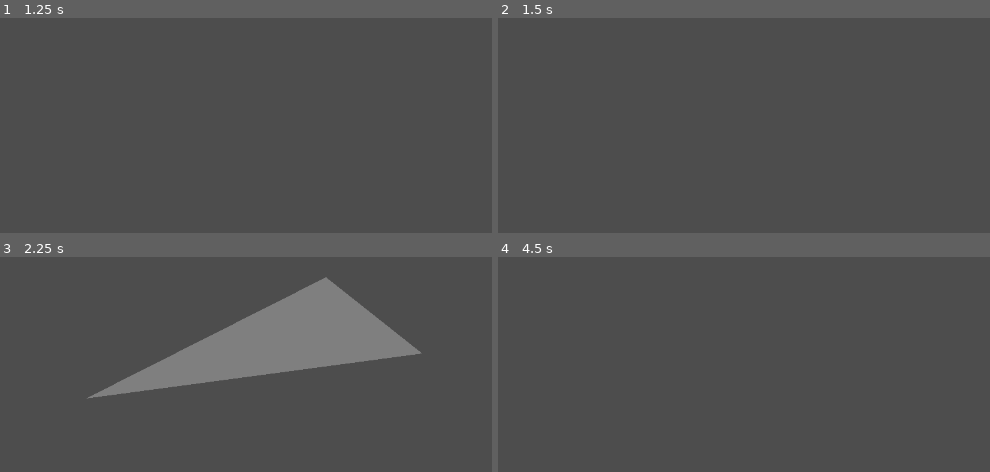
Above: before the commit, frames 1-4 (two rows, left to right).
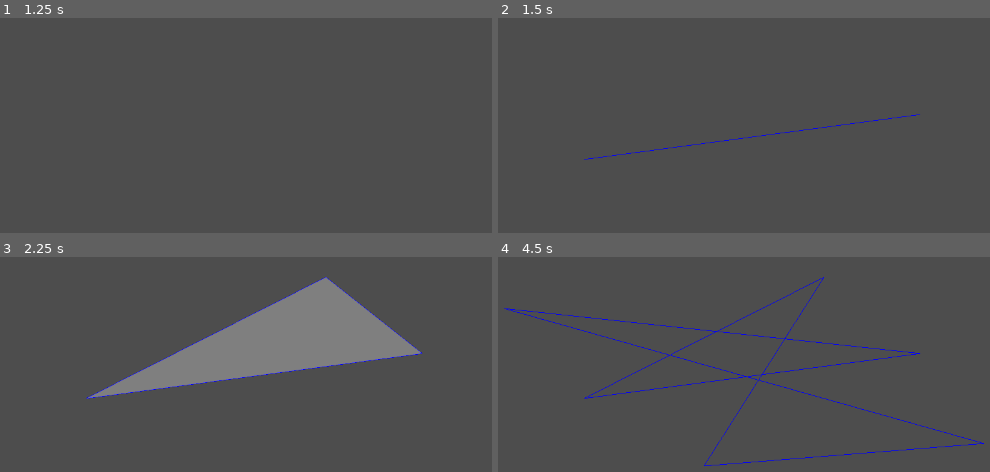
Above: after the commit, the same moments.

Repository: jeffinitup/clunk
Game: Godot game, scene res://scene/editor.tscn
Same seed, same stepped clock (60 frames per second), same inputs: the game is played once before the commit and once after it.
Inputs (mouse positions are in pixels of both pictures, inside the frame that each line leads up to):
- Up to frame 1 (1.25 s): tap Enter at 0.5 s; move the mouse to (423, 114) at 0.52 s; click (423, 114) at 0.67 s
- Up to frame 2 (1.5 s): tap Space at 1.25 s; move the mouse to (581, 159) at 1.27 s; click (581, 159) at 1.42 s
- Up to frame 3 (2.25 s): tap Enter at 2 s; move the mouse to (324, 276) at 2.02 s; click (324, 276) at 2.17 s
- Up to frame 4 (4.5 s): tap Space at 2.75, 4.25 s; move the mouse to (704, 465) at 2.77 s; click (704, 465) at 2.92 s; tap Enter at 3.5 s; move the mouse to (985, 444) at 3.52 s; click (985, 444) at 3.67 s; move the mouse to (502, 308) at 4.27 s; click (502, 308) at 4.42 s

Frame 1 is identical in both runs. In frame 2, 0.3% of the frame differs, in the area x 17-86%, y 44-67%; in frame 3, 0.7%; in frame 4, 2.0%, in the area x 1-99%, y 9-98%.

Commit message:
polygon picking

Diff:
--- a/clunk-editor/scene/editor.tscn
+++ b/clunk-editor/scene/editor.tscn
@@ -8,3 +8,5 @@
 
 [node name="draw" type="Node2D" parent="."]
 script = ExtResource("2_762bk")
+
+[node name="cell_manager" type="Node2D" parent="."]
--- a/clunk-editor/scripts/draw.gd
+++ b/clunk-editor/scripts/draw.gd
@@ -9,12 +9,42 @@
 	var time := Time.get_ticks_usec() / 1000000.0
 	var fac := 0.5 + (sin(time * 2) * 0.25)
 
+	# Draw existing polygons
 	for polygon in editor.poly_list:
+		# If polygon has less than three points, dont draw
+		if polygon.points.size() < 3:
+			continue
 		draw_polygon(polygon.points, polygon.colors)
+
+		# Draw additional border if polygon is hovered over
+		if polygon.focused:
+			var lines := PackedVector2Array(polygon.points)
+			lines.append(lines[0])
+			draw_polyline(lines, Color.RED, 2.0)
+
+	# Draw in progress polygon
 	if editor.poly_cur:
 		var poly := PackedVector2Array(editor.poly_cur.points)
 		poly.append(get_global_mouse_position())
+
+		var line := PackedVector2Array(poly)
+		line.append(line[0])
+		draw_polyline(line, Color.BLUE)
+
+		# Stop drawing if less than three points
+		if poly.size() < 3:
+			return
+
 		draw_colored_polygon(poly, Color(Color.WHITE, fac))
 
 func _process(delta: float) -> void:
 	queue_redraw()
+
+func _physics_process(delta : float) -> void:
+	# Check for mouse overlap
+	var mpos := get_global_mouse_position()
+	for polygon in editor.poly_list:
+		if Geometry2D.is_point_in_polygon(mpos, polygon.points):
+			polygon.focused = true
+			continue
+		polygon.focused = false
--- a/clunk-editor/scripts/editor.gd
+++ b/clunk-editor/scripts/editor.gd
@@ -23,13 +23,30 @@
 		if event.button_index == MOUSE_BUTTON_MASK_RIGHT && event.is_pressed():
 			if !poly_cur:
 				return
-			poly_list.append(poly_cur)
-			poly_cur = null
+			commit_polygon()
 
 		## Delete polygon
 
+func commit_polygon() -> void:
+	# If collision triangulation fails, we have a bad polygon
+	if Geometry2D.triangulate_polygon(poly_cur.points).is_empty():
+		push_warning("Bad triangulation! - " + str(poly_cur.rid))
+		poly_cur = null
+		return
+
+	# If collision decomposition fails, we also have a bad polygon
+	if Geometry2D.decompose_polygon_in_convex(poly_cur.points).is_empty():
+		push_warning("Bad decompisition! - " + str(poly_cur.rid))
+		poly_cur = null
+		return
+
+	# Add to list
+	poly_list.append(poly_cur)
+	poly_cur = null
+
 class Polygon extends Resource:
 	var rid : int
+	var focused : bool = false
 	var points := PackedVector2Array()
 	var colors := PackedColorArray()
 
